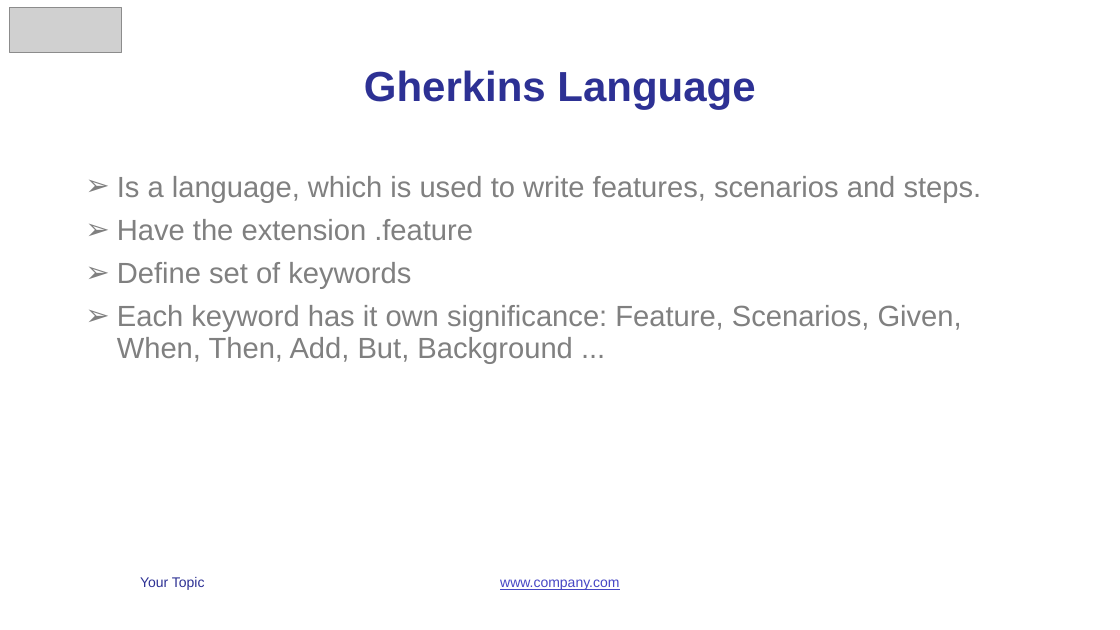
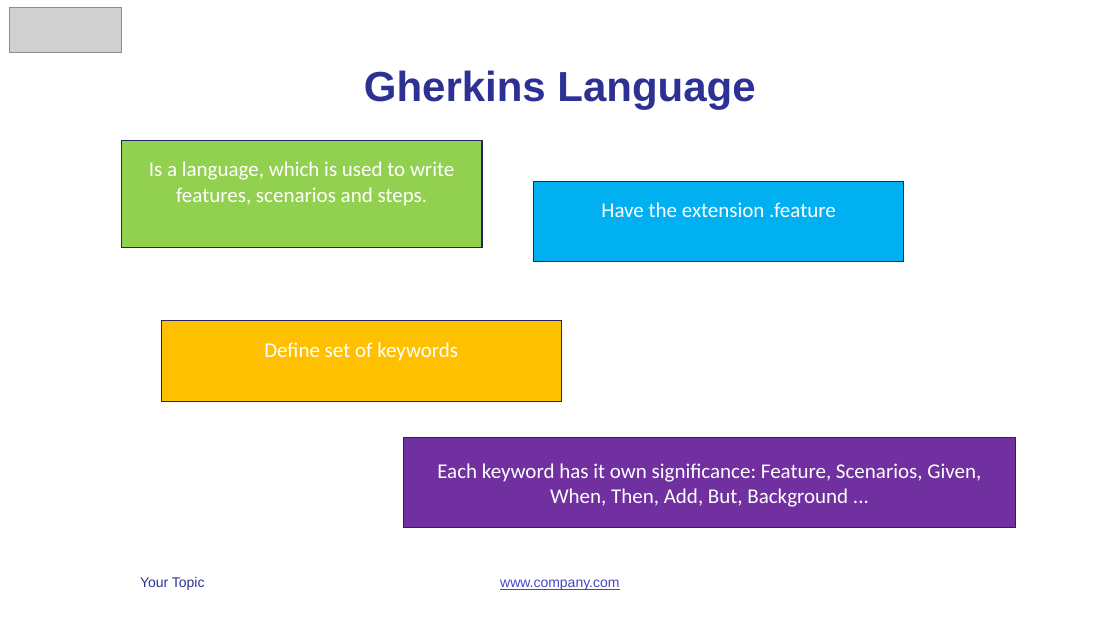
Before and after one commit to vunguyen2588/Cucumber, a slide deck: slide 8 of b4uconference_cucumber_slide.pptx. Drawn at 1120x630 pixels with LibreOffice and Linux fonts; fonts in the diff are those of the drawing; grey boxes stand for pictures. Boxes give left, top, right and bottom in pixels: in the first picture for what was removed or moved away, otherwise in the second. Text is boxed around its words. In the diff, an @@ line names an element or a change of style, - is before the commit and + after.

```diff
--- a/b4uconference_cucumber_slide.pptx
+++ b/b4uconference_cucumber_slide.pptx
@@ rectangle added at (x1=122, y1=140, x2=482, y2=247), fill #92D050, outline #21246D 1 pt, 18 pt, text #FFFFFF @@
+Is a language, which is used to write features, scenarios and steps.
@@ text removed at (x1=117, y1=176, x2=982, y2=364) @@
-➢ Is a language, which is used to write features, scenarios and steps.
-➢ Have the extension .feature
-➢ Define set of keywords
-➢ Each keyword has it own significance: Feature, Scenarios, Given, When, Then, Add, But, Background ...
@@ rectangle added at (x1=534, y1=181, x2=904, y2=261), fill #00B0F0, outline #21246D 1 pt, 18 pt, text #FFFFFF @@
+Have the extension .feature
@@ rectangle added at (x1=161, y1=321, x2=561, y2=402), fill #FFC000, outline #21246D 1 pt, 18 pt, text #FFFFFF @@
+Define set of keywords
@@ rectangle added at (x1=404, y1=437, x2=1016, y2=528), fill #7030A0, outline #21246D 1 pt, 18 pt, text #FFFFFF @@
+Each keyword has it own significance: Feature, Scenarios, Given, When, Then, Add, But, Background ...
```
Also in this commit, not shown: 6 other slides changed.
